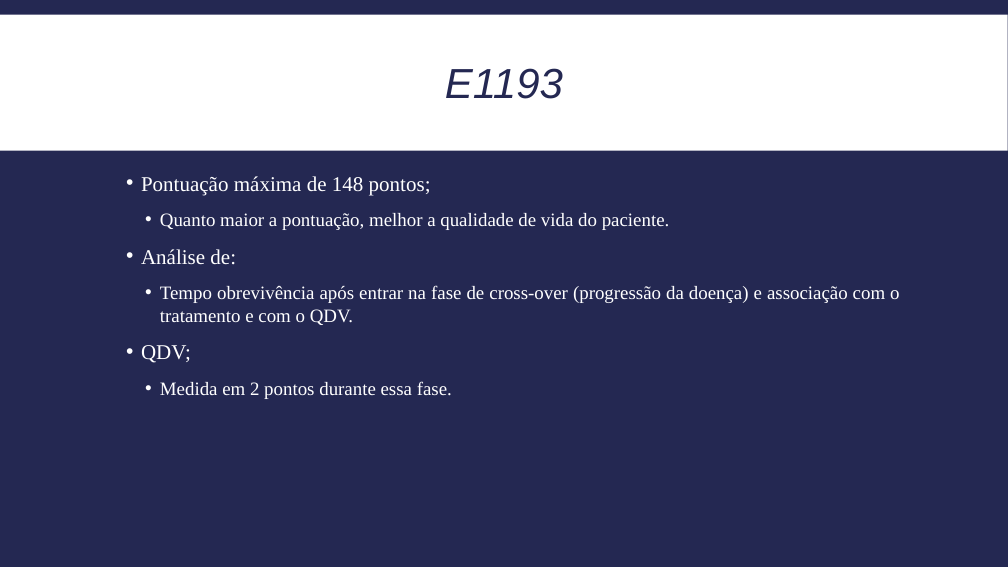
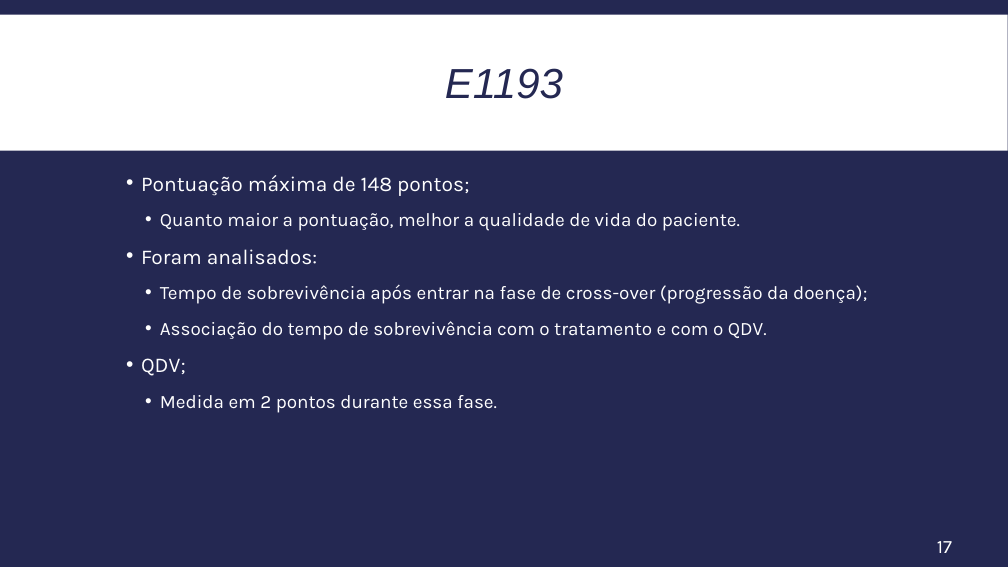
Before and after one commit to itff/Seminarios2, a slide deck: slide 17 of Apresentacao_Editado.pptx. Drawn at 1008x567 pixels with LibreOffice and Linux fonts; fonts in the diff are those of the drawing. Boxes give left, top, right and bottom in pixels: in the first picture for what was removed or moved away, otherwise in the second. Text is boxed around its words. In the diff, an @@ line names an element or a change of style, - is before the commit and + after.

Commit message:
Apresentação Final

```diff
--- a/Apresentacao_Editado.pptx
+++ b/Apresentacao_Editado.pptx
@@ text at box(141, 175, 740, 413): font Times New Roman to Karla in "Pontuação máxima de 148 pontos;", "Quanto maior a pontuação, melhor a qualidade ...", "QDV;", "Medida em 2 pontos durante essa fase." @@
@@ text at box(141, 249, 867, 340): text changed; font Times New Roman to Karla @@
-  • Análise de:
-    • Tempo obrevivência após entrar na fase de cross-over (progressão da doença) e associação com o tratamento e com o QDV.
+  • Foram analisados:
+    • Tempo de sobrevivência após entrar na fase de cross-over (progressão da doença);
+    • Associação do tempo de sobrevivência com o tratamento e com o QDV.
@@ page number added at box(937, 541, 952, 553), 18 pt, text #FFFFFF @@
+17
```
Also in this commit, not shown: 31 other slides changed, 1 slide removed.
